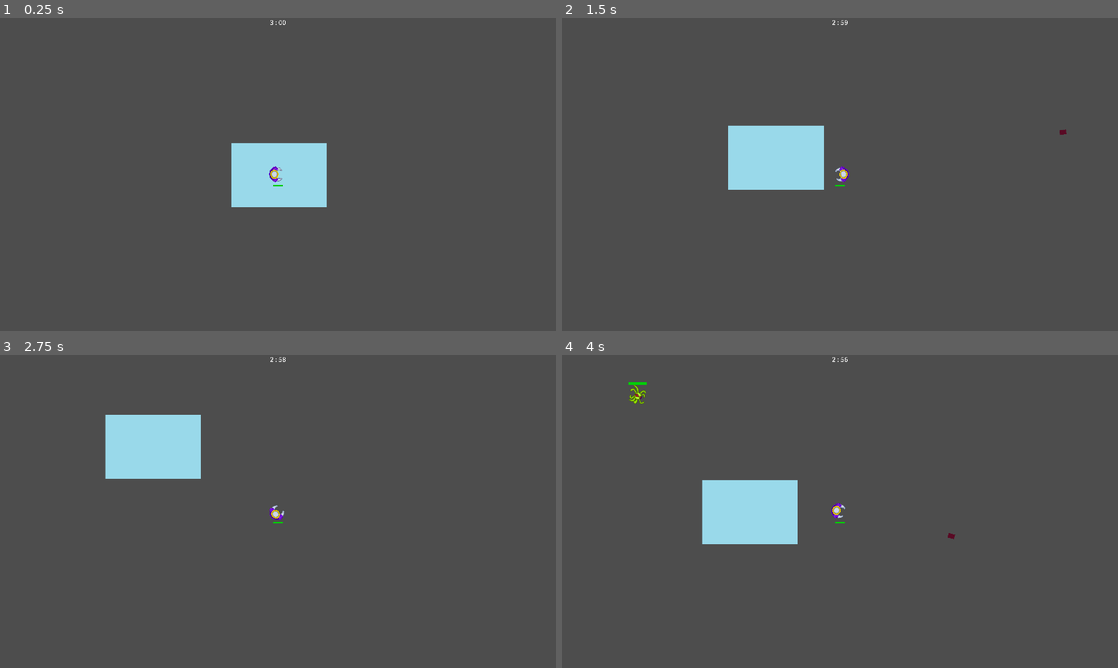
Above: before the commit, frames 1-4 (two rows, left to right).
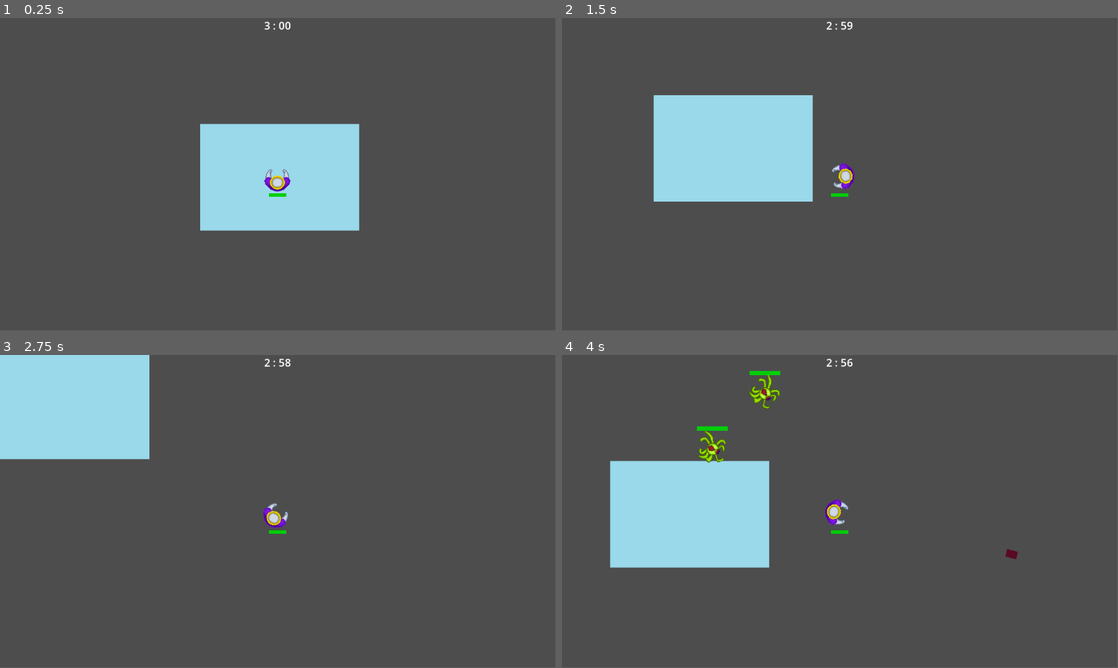
Above: after the commit, the same moments.

Repository: MichaelFar/Metalheads-and-Monarchs
Game: Godot game, scene res://Scenes/debug_ai_level.tscn
Two runs of this game, one before a commit and one after it. Both use one fixed random seed, a clock stepped at 60 frames per second and the inputs below.
Inputs (mouse positions are in pixels of both pictures, inside the frame that each line leads up to):
- Up to frame 1 (0.25 s): no input
- Up to frame 2 (1.5 s): tap Enter at 0.5 s; move the mouse to (962, 158) at 0.52 s; press the mouse at (962, 158) at 0.53 s; hold D (Right) 0.53-1.28 s; move the mouse to (728, 190) at 1.27 s; release the mouse at (728, 190) at 1.28 s; hold S (Down) from 1.28 s (still down); tap Mouse wheel down (Switch_weapon_down) at 1.35 s
- Up to frame 3 (2.75 s): move the mouse to (333, 442) at 2.02 s; release S (Down) at 2.03 s; hold D (Right) from 2.03 s (still down); tap Mouse wheel up (Switch_weapon_up) at 2.1 s
- Up to frame 4 (4 s): move the mouse to (812, 574) at 2.77 s; release D (Right) at 2.78 s; hold W (Up) 2.78-3.53 s; tap M (spawn) at 2.85 s; move the mouse to (1006, 558) at 3.52 s; press the mouse at (1006, 558) at 3.53 s; hold A (Left) from 3.53 s (still down)
In our replay, the window is 800x450 before the commit and 799x449 after it. These sizes can differ from the game's own. Grey fills any space a smaller window leaves; there, only what the larger window draws over its background counts as a difference.

The runs differ from the first frame. In frame 1, 6.7% of the frame differs, in the area x 36-65%, y 0-68%; in frame 2, 7.4%; in frame 3, 11%, in the area x 0-53%, y 0-58%; in frame 4, 9.6%.

Commit message:
Revert "Bullet class experiments"
This reverts commit cc26ded83ea9a93481ef7bca746a0031c570fce7.

Diff:
--- a/Projectiles/bullet.tscn
+++ b/Projectiles/bullet.tscn
@@ -33,6 +33,6 @@
 shape = SubResource("CapsuleShape2D_l0h65")
 
 [connection signal="timeout" from="Lifetime" to="." method="_on_lifetime_timeout"]
-[connection signal="area_entered" from="Hitbox" to="." method="area_detection"]
+[connection signal="area_entered" from="Hitbox" to="." method="_on_hitbox_area_entered"]
 
 [editable path="Hitbox"]
--- a/Scenes/player.tscn
+++ b/Scenes/player.tscn
@@ -1,11 +1,10 @@
-[gd_scene load_steps=13 format=3 uid="uid://bctihlcscxsex"]
+[gd_scene load_steps=12 format=3 uid="uid://bctihlcscxsex"]
 
 [ext_resource type="Script" path="res://Scripts/player.gd" id="1_a1pkj"]
 [ext_resource type="Texture2D" uid="uid://byum858vjms7k" path="res://Sprites/Monarch 10_27.png" id="2_s88yn"]
 [ext_resource type="PackedScene" uid="uid://bo7atiusshn2u" path="res://Scenes/screen_text.tscn" id="3_s6lj3"]
 [ext_resource type="PackedScene" uid="uid://qsyon56njct6" path="res://Scenes/playerweapon_changer.tscn" id="4_5tbpb"]
 [ext_resource type="PackedScene" uid="uid://ccehvpa1qxbu8" path="res://Projectiles/bullet.tscn" id="4_k33jy"]
-[ext_resource type="PackedScene" uid="uid://blhxraqgaht4t" path="res://test_bullet_2.tscn" id="7_t8rsk"]
 [ext_resource type="PackedScene" uid="uid://cscwrtnkcq8r5" path="res://Scenes/hurtbox.tscn" id="7_w5vy5"]
 [ext_resource type="PackedScene" uid="uid://ch5u5wujtbli8" path="res://Scenes/healthbar.tscn" id="8_h3l8k"]
 [ext_resource type="PackedScene" uid="uid://bmjjbqwr57nge" path="res://Scenes/spawner.tscn" id="9_5t8gu"]
@@ -56,11 +55,11 @@
 shape = SubResource("CircleShape2D_3vkrt")
 
 [node name="Camera2D" type="Camera2D" parent="."]
+position = Vector2(0, -5)
 
 [node name="ScreenText" parent="Camera2D" instance=ExtResource("3_s6lj3")]
 offset_top = 20.0
 offset_bottom = 20.0
-metadata/_edit_use_anchors_ = true
 
 [node name="Cooldown_timer" type="Timer" parent="."]
 wait_time = 0.291
@@ -72,17 +71,15 @@
 gun_offset = NodePath("../Graphics/Gun_offset")
 
 [node name="ResourcePreloader" type="ResourcePreloader" parent="."]
-resources = [PackedStringArray("bullet", "test_bullet_2"), [ExtResource("4_k33jy"), ExtResource("7_t8rsk")]]
+resources = [PackedStringArray("bullet"), [ExtResource("4_k33jy")]]
 
 [node name="Control" parent="." instance=ExtResource("8_h3l8k")]
-metadata/_edit_use_anchors_ = true
 
 [node name="ProgressBar" parent="Control" index="0"]
 offset_left = -18.0
 offset_top = 35.0
 offset_right = 18.0
 offset_bottom = 42.0
-metadata/_edit_use_anchors_ = true
 
 [node name="Spawner" parent="." instance=ExtResource("9_5t8gu")]
 
--- a/Scripts/chase_ai.gd
+++ b/Scripts/chase_ai.gd
@@ -63,6 +63,8 @@
 				print("Shader is now unapplied")
 		move_and_slide()
 
+
+
 func _on_hurtbox_area_entered(area):
 	if(area.name == "Hitbox" && !area.owner.has_method("get_node_type")):
 
--- a/Scripts/globals.gd
+++ b/Scripts/globals.gd
@@ -7,7 +7,6 @@
 var activeEnemies = []
 
 func reset_game():
-
 	var newPlayer = preload("res://Scenes/player.tscn")
 	for i in activeEnemies:
 		i.queue_free()
--- a/Scripts/playerbullet.gd
+++ b/Scripts/playerbullet.gd
@@ -1,34 +1,31 @@
 extends CharacterBody2D
-
-class_name bullet
-
 @export var speed = 2500
 
 @export var damage = 10.0
-@export var spreadRange : float = 250.0
+@export var spreadRange : float = 500.0
 @export var KBStrength = 0.5 #This is multiplied by the enemy's max speed to get knockback value
 var yInfluence = 0.0
 var xInfluence = 0.0
 var influenceVector = Vector2.ZERO
 
 func _ready():
-
-	initialize()
+	look_at(transform.x)
+	var randObj = RandomNumberGenerator.new()
+	xInfluence = randObj.randf_range(-1.0 * spreadRange, spreadRange)
+	yInfluence = randObj.randf_range(-1.0 * spreadRange, spreadRange)
+	influenceVector = Vector2(xInfluence, yInfluence)
 
 func _physics_process(delta):
 
-	move_bullet()
+	velocity = transform.x * speed
+	velocity += influenceVector.normalized() * yInfluence
+	move_and_slide()
 
 func _on_lifetime_timeout():
 	queue_free()
 
 
-func move_bullet():
-	velocity = transform.x * speed
-	velocity += influenceVector
-	move_and_slide()
-
-func area_detection(area):
+func _on_hitbox_area_entered(area):
 	if(area.name == "Hurtbox" || area.name == "obstacle"):
 		if(area.has_method("get_node_type")):
 			if(area.get_node_type() == 'enemy'):
@@ -37,10 +34,3 @@
 				return
 
 		queue_free()
-
-
-func initialize():
-	var randObj = RandomNumberGenerator.new()
-	xInfluence = randObj.randf_range(-1.0 * spreadRange, spreadRange)
-	yInfluence = randObj.randf_range(-1.0 * spreadRange, spreadRange)
-	influenceVector = Vector2(xInfluence, yInfluence)
--- a/Scripts/testBullet2.gd
+++ /dev/null
@@ -1,13 +0,0 @@
-extends bullet
-
-class_name testBullet2
-
-func _ready():
-	initialize()
-
-func _physics_process(delta):
-	queue_free()
-
-func area_detection(area):
-
-	queue_free()
--- a/project.godot
+++ b/project.godot
@@ -18,12 +18,6 @@
 [autoload]
 
 Globals="*res://Scripts/globals.gd"
-
-[display]
-
-window/size/viewport_width=1920
-window/size/viewport_height=1080
-window/stretch/mode="viewport"
 
 [input]
 
--- a/test_bullet_2.tscn
+++ /dev/null
@@ -1,35 +0,0 @@
-[gd_scene load_steps=5 format=3 uid="uid://blhxraqgaht4t"]
-
-[ext_resource type="Script" path="res://Scripts/testBullet2.gd" id="1_dwkal"]
-[ext_resource type="Texture2D" uid="uid://crqreufycqcyy" path="res://Sprites/testspriteplayer.png" id="2_h6gby"]
-[ext_resource type="PackedScene" uid="uid://8r5df653l7cy" path="res://Scenes/hitbox.tscn" id="3_cw6jt"]
-
-[sub_resource type="CapsuleShape2D" id="CapsuleShape2D_5o4rn"]
-radius = 8.0
-height = 24.0
-
-[node name="testBullet2" type="CharacterBody2D"]
-script = ExtResource("1_dwkal")
-
-[node name="Sprite2D" type="Sprite2D" parent="."]
-self_modulate = Color(0.376471, 0.376471, 1, 1)
-z_index = -1
-position = Vector2(-2.98023e-07, -0.5)
-rotation = 1.5708
-scale = Vector2(0.5, 0.71875)
-texture = ExtResource("2_h6gby")
-
-[node name="Lifetime" type="Timer" parent="."]
-one_shot = true
-
-[node name="Hitbox" parent="." instance=ExtResource("3_cw6jt")]
-collision_layer = 2
-collision_mask = 8
-
-[node name="CollisionShape2D" parent="Hitbox" index="0"]
-rotation = 1.5708
-shape = SubResource("CapsuleShape2D_5o4rn")
-
-[connection signal="area_entered" from="Hitbox" to="." method="area_detection"]
-
-[editable path="Hitbox"]
Binary file removed: Backround(1).png
Not shown, removed: Backround(1).png.import
Not shown, changed: export_presets.cfg
Not shown, removed: tes44E2.tmp
